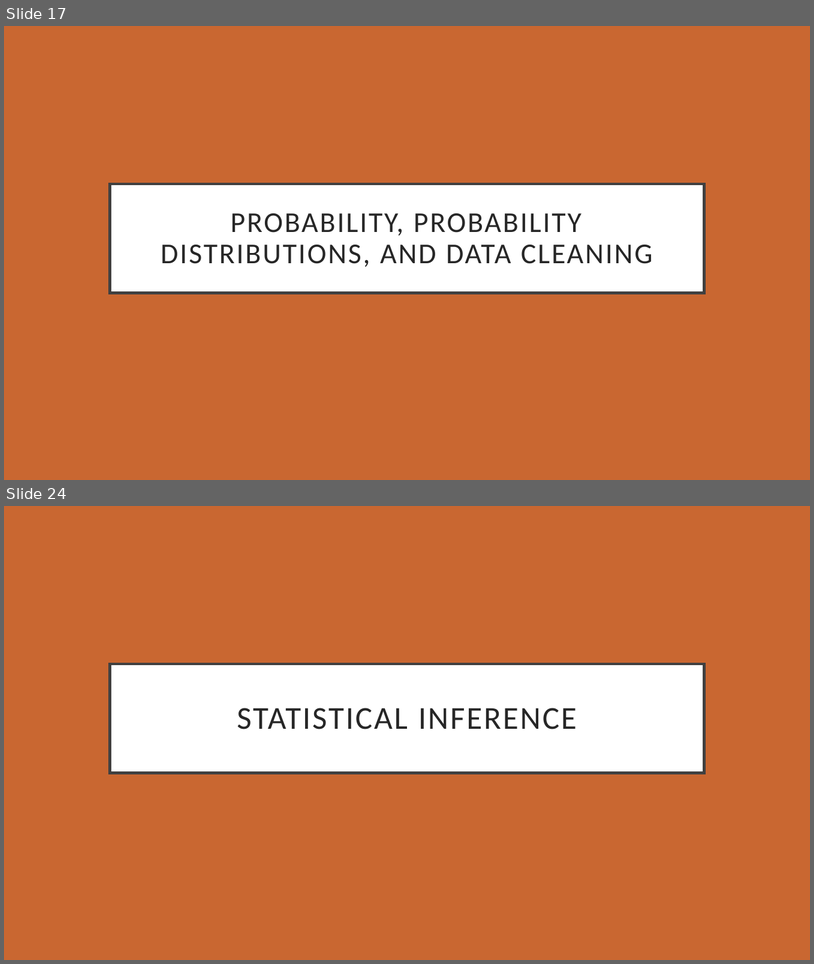
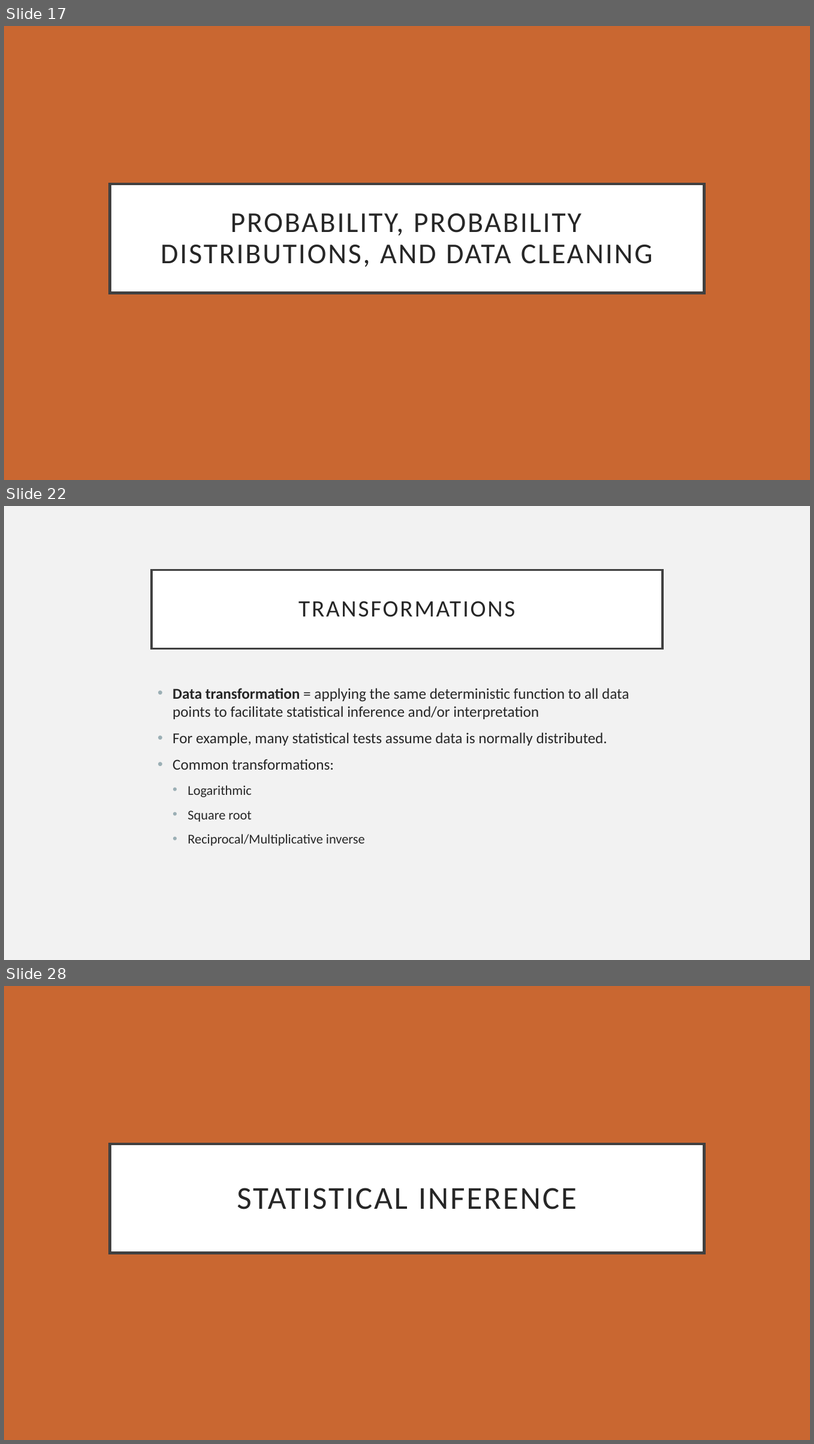
Before and after one commit to eholdmore/StatsForCompBio, a slide deck: Stats-for-Comp-Bio.pptx. Shown one above the other, each under a label of ours: slides 17 and 24 before the commit, slides 17, 22 and 28 after it; the slides between them are not shown. The pictures are 814x964 and 814x1444 pixels, drawn with LibreOffice and Linux fonts; fonts in the diff are those of the drawing. Boxes give left, top, right and bottom in pixels: in the first picture for what was removed or moved away, otherwise in the second. Text is boxed around its words. In the diff, an @@ line names an element or a change of style, - is before the commit and + after.

```diff
--- a/Stats-for-Comp-Bio.pptx
+++ b/Stats-for-Comp-Bio.pptx
@@ slide 22 added at (4,506,810,960), background #F2F2F2 @@
@@ title added at (152,570,663,648), fill #FFFFFF, outline #404040 2.5 pt, 28 pt, text #262626 @@
+TRANSFORMATIONS
@@ text added at (173,688,629,846), 18 pt, text #262626 @@
+• Data transformation = applying the same deterministic function to all data points to facilitate statistical inference and/or interpretation
+• For example, many statistical tests assume data is normally distributed.
+• Common transformations:
+  • Logarithmic
+  • Square root
+  • Reciprocal/Multiplicative inverse
@@ what was slide 24 is now slide 28 @@
```
Also in this commit, not shown: 10 slides changed, 7 other slides added, 3 slides removed, 1 other file.
